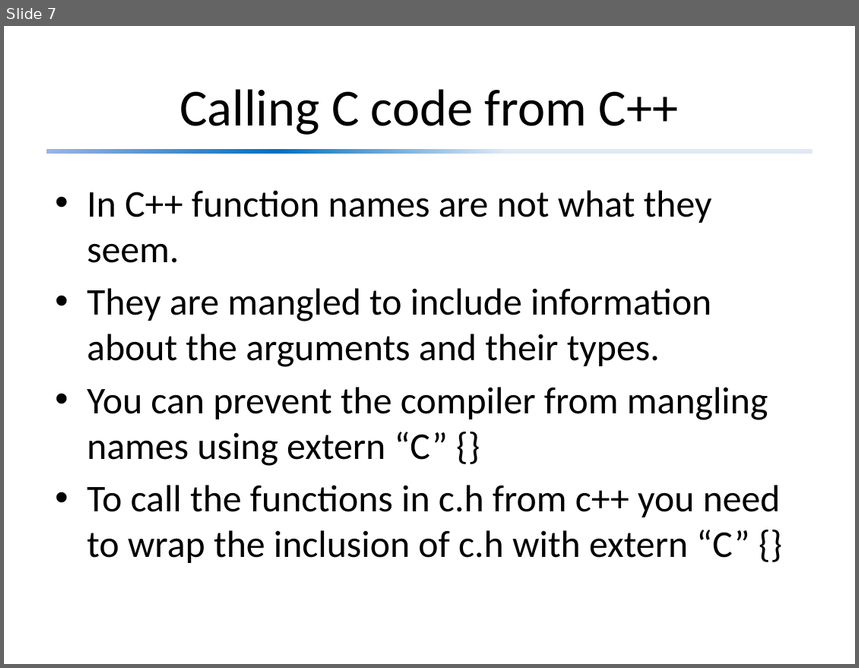
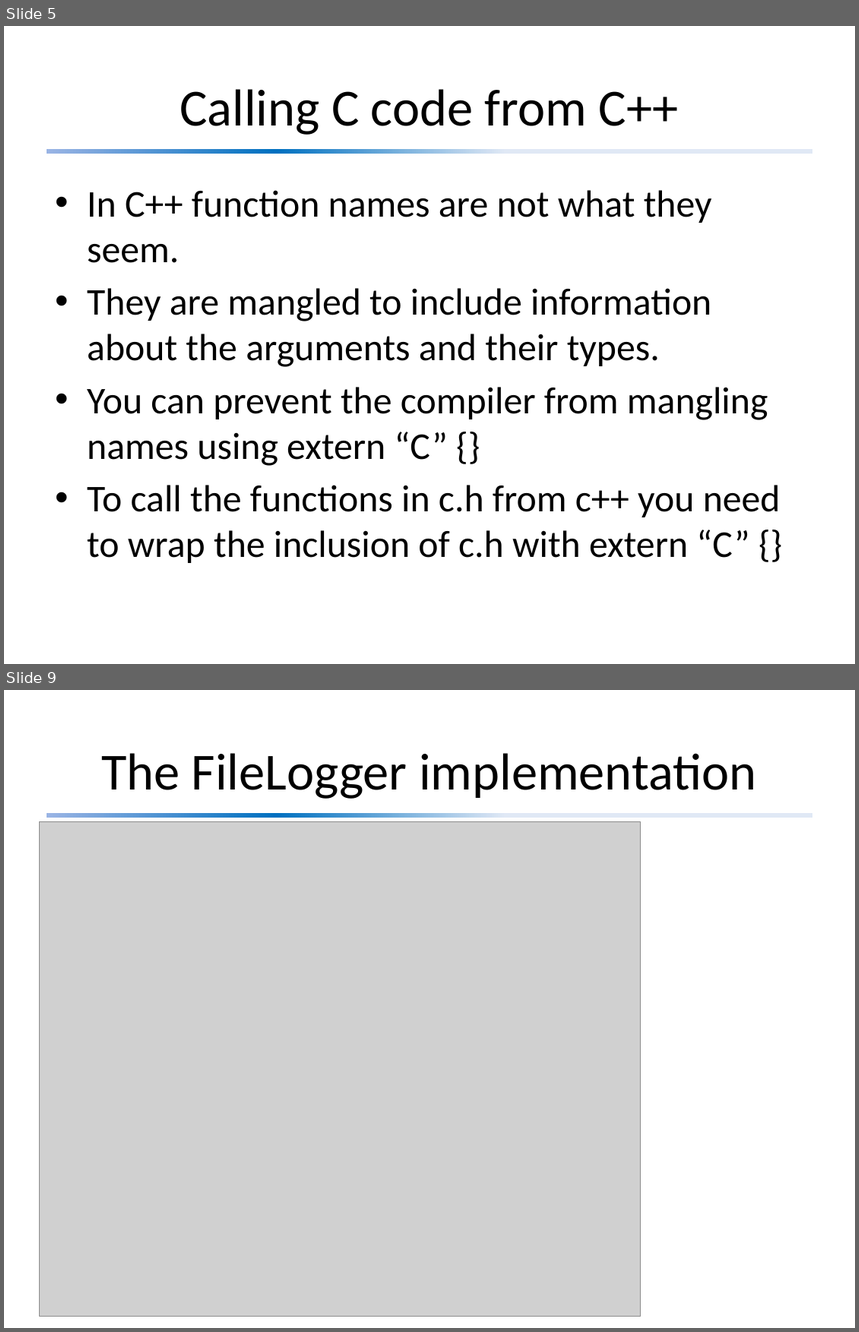
Before and after one commit to david-sackstein/solid-c-cpp, a slide deck: Module 5 - Object Oriented Design and C.pptx. Shown one above the other, each under a label of ours: slide 7 before the commit, slides 5 and 9 after it; the slides between them are not shown. The pictures are 859x668 and 859x1332 pixels, drawn with LibreOffice and Linux fonts; fonts in the diff are those of the drawing; grey boxes stand for pictures. Boxes give left, top, right and bottom in pixels: in the first picture for what was removed or moved away, otherwise in the second. Text is boxed around its words. In the diff, an @@ line names an element or a change of style, - is before the commit and + after.

```diff
--- a/Module 5 - Object Oriented Design and C.pptx
+++ b/Module 5 - Object Oriented Design and C.pptx
@@ slide 9 added at (4, 690, 855, 1328), background #FFFFFF; not listed: 1 template element that a slide beside it also shows @@
@@ title added at (101, 753, 756, 799), 44 pt, text #000000 @@
+The FileLogger implementation
@@ picture added at (40, 822, 641, 1316) @@
@@ what was slide 7 is now slide 5 @@
```
Also in this commit, not shown: 3 slides changed, 5 other slides added, 2 slides removed.
